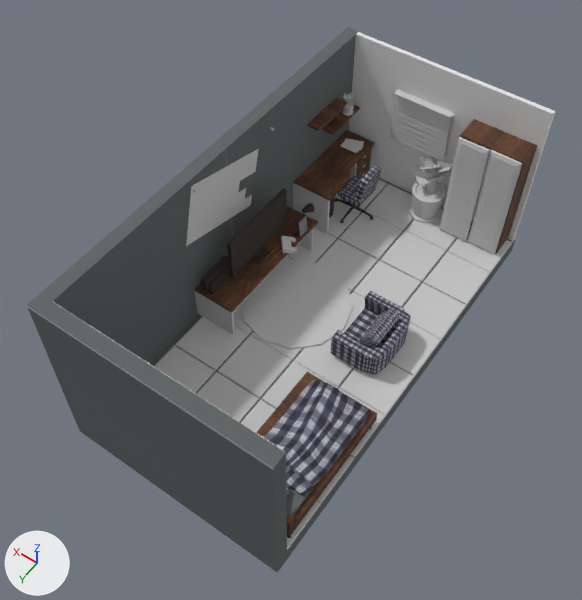
One commit to the FBX model RebornGameProject/Assets/Models/Map/manRoom_mirror_last.FBX: the scene before it, then after it.
Both versions are drawn from a 50 mm lens placed at (-1.16, 1.81, 2.99), pointed at (0.03, 0.14, 0.36). The lights are fixed; the arrows at lower left show +X, +Y and +Z. Where no turn or scale is listed for an object, it has been applied to the vertices. Vertices at the same position are counted once.

Names of what the first picture shows: 'Box022', 'door1', 'door2', 'tex1', 'tex2'.
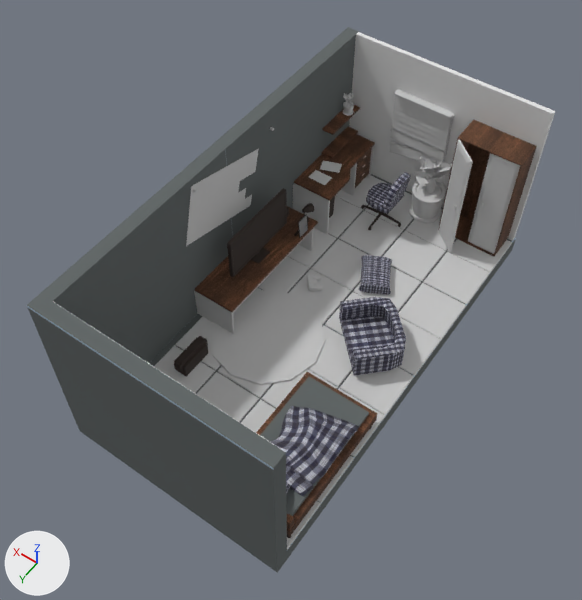
Where the newer file only moved an object's origin or applied its transform, the numbers keep the older frame.

Patch to the scene script:
```diff
--- a/RebornGameProject/Assets/Models/Map/manRoom_mirror_last.FBX.py
+++ b/RebornGameProject/Assets/Models/Map/manRoom_mirror_last.FBX.py
@@ me_mesh_004 @@
-me_mesh_004.from_pydata(...)  # 1726 vertices, 2824 faces; spans x -0.5..0.52, y -1.46..0.5, z 0.0..0.86
+me_mesh_004.from_pydata(...)  # 1386 vertices, 2222 faces; spans x -0.5..0.52, y -1.46..0.5, z 0.0..0.86
+# me_mesh_004 part 1: the loose piece of 8 vertices spanning x 0.38..0.44, y -0.38..-0.23, z 0.27..0.34 is moved by (-0.09, 0.31, -0.17)
+# me_mesh_004 part 2: the loose piece of 24 vertices spanning x 0.39..0.42, y -0.4..-0.22, z 0.29..0.35 is moved by (-0.09, 0.31, -0.17)
+# me_mesh_004 part 3: the loose piece of 32 vertices spanning x 0.14..0.2, y -1.23..-1.07, z 0.26..0.41 is moved by (-0.14, -0.04, 0.0)
+# me_mesh_004 part 4: the loose piece of 40 vertices spanning x 0.16..0.31, y -1.23..-1.07, z 0.23..0.26 is moved by (-0.14, -0.04, 0.0)
+# me_mesh_004 part 5: the loose piece of 8 vertices spanning x 0.13..0.23, y -1.15..-1.14, z 0.12..0.14 is moved by (-0.14, -0.04, 0.0)
+# me_mesh_004 part 6: the loose piece of 8 vertices spanning x 0.24..0.34, y -1.15..-1.14, z 0.12..0.14 is moved by (-0.14, -0.04, 0.0)
+# me_mesh_004 part 7: the loose piece of 8 vertices spanning x 0.23..0.24, y -1.14..-1.04, z 0.12..0.14 is moved by (-0.14, -0.04, 0.0)
+# me_mesh_004 part 8: the loose piece of 24 vertices spanning x -0.47..-0.17, y -1.46..-1.31, z 0.1..0.68 is moved by (0.0, 0.02, 0.0)
+# me_mesh_004 part 9: the loose piece of 8 vertices spanning x 0.4..0.47, y -1.3..-1.06, z 0.59..0.6 is moved by (0.0, -0.13, -0.26)
+# me_mesh_004 part 10: the loose piece of 48 vertices spanning x -0.39..-0.16, y -0.67..-0.36, z 0.12..0.25 is turned 45 degrees about the z axis through its middle
+# me_mesh_004 part 11: the loose piece of 54 vertices spanning x -0.34..-0.24, y -0.61..-0.42, z 0.15..0.29 is multiplied about its middle by the matrix ((0.386, -0.487, -0.783), (0.218, 0.873, -0.436), (0.896, -0.003, 0.444)), then moved by (0.21, -0.33, -0.1)
+# me_mesh_004 part 12: 11 loose pieces with 342 vertices, spanning x -0.47..0.32, y -0.7..0.23, z 0.18..0.3, are deleted
+# me_mesh_004 part 13: 3 vertices moved from x -0.46..-0.17, y 0.24..0.31, z 0.19..0.23 to x -0.46..-0.17, y -0.17..0.31, z 0.19..0.23; 53 vertices removed from x -0.46..-0.17, y 0.24..0.38, z 0.2..0.28; 55 vertices added at x -0.46..-0.17, y -0.17..0.4, z 0.19..0.28
 me_mesh_004.materials.append(mat_01___default)
@@ me_mesh_001 @@
 me_mesh_001.from_pydata(...)  # 36 vertices, 54 faces; spans x -0.317..-0.173, y -1.279..-1.254, z 0.044..0.619
+# me_mesh_001 part 20: the whole mesh is turned -40 degrees about the z axis through its middle, then moved by (0.016, 0.058, 0.0)
 me_mesh_001.materials.append(mat_02___default)
@@ me_mesh_005 @@
-me_mesh_005.from_pydata(...)  # 917 vertices, 1216 faces; spans x -0.5..0.48, y -1.44..0.47, z 0.04..0.77
+me_mesh_005.from_pydata(...)  # 1239 vertices, 1796 faces; spans x -0.5..0.48, y -1.44..0.47, z 0.04..0.77
+# me_mesh_005 part 14: the loose piece of 4 vertices spanning x 0.32..0.42, y -1.33..-1.26, z 0.28 is moved by (0.0, 0.27, 0.0)
+# me_mesh_005 part 15: the loose piece of 4 vertices spanning x 0.32..0.43, y -1.36..-1.27, z 0.28 is moved by (0.0, 0.2, 0.0)
+# me_mesh_005 part 16: the loose piece of 8 vertices spanning x -0.07..0.22, y -1.41..-1.4, z 0.34..0.39 is copied, and the copy is turned 10 degrees about the y axis through its middle, then moved by (0.0, 0.0, -0.06); it spans x -0.07..0.22, y -1.41..-1.4, z 0.25..0.35
+# me_mesh_005 part 17: the loose piece of 24 vertices spanning x -0.12..0.39, y -0.75..-0.24, z 0.04..0.05 is moved by (0.0, 0.22, 0.0)
+# me_mesh_005 part 18: a new loose piece of 52 vertices spanning x 0.08..0.17, y -0.68..-0.58, z 0.05..0.08, in mat_02___default (its picture is missing)
+# me_mesh_005 part 19: 2 vertices moved within x -0.07..0.22, y -1.4, z 0.37; 8 vertices removed from x -0.07..0.22, y -1.41..-1.4, z 0.37..0.42
 me_mesh_005.materials.append(mat_02___default)
@@ ob_object029 @@
+ob_object029 = bpy.data.objects.new('Object029', me_mesh_006_1)  # 60 vertices, 47 faces; spans x -0.469..-0.175, y -0.084..0.23, z 0.181..0.291; in mat_07___default (picture img_basecloth_png)
+ob_object029.location = (-0.011, 0.487, 0.0)
```

Changed parts and their boxes (x1, y1, x2, y2) in the pictures (582 x 600 px; the box of a moved part takes in the faces that stretch with it):
'Object029', added: after (270, 405, 359, 485)
'door2', mesh turned: before (440, 137, 490, 242); after (439, 139, 473, 252)
part 1 of me_mesh_004, moved or reshaped: before (200, 264, 230, 295); after (174, 338, 208, 377)
part 2 of me_mesh_004, moved or reshaped: before (200, 255, 229, 291); after (174, 336, 208, 373)
part 3 of me_mesh_004, moved or reshaped: before (354, 165, 381, 203); after (383, 172, 411, 210)
part 4 of me_mesh_004, moved or reshaped: before (338, 176, 376, 207); after (366, 182, 404, 214)
part 5 of me_mesh_004, moved or reshaped: before (354, 206, 373, 217); after (382, 213, 401, 224)
part 6 of me_mesh_004, moved or reshaped: before (335, 198, 352, 207); after (362, 205, 380, 213)
part 7 of me_mesh_004, moved or reshaped: before (341, 206, 354, 221); after (369, 213, 382, 228)
part 8 of me_mesh_004, moved or reshaped: before (460, 119, 537, 253); after (438, 120, 537, 256)
part 9 of me_mesh_004, moved or reshaped: before (307, 98, 347, 131); after (321, 127, 358, 158)
part 10 of me_mesh_004, moved or reshaped: before (331, 291, 411, 375); after (339, 297, 406, 375)
part 11 of me_mesh_004, moved or reshaped: before (358, 309, 400, 349); after (359, 255, 392, 294)
part 12 of me_mesh_004, deleted: before (263, 236, 371, 486)
part 13 of me_mesh_004, moved or reshaped: before (286, 486, 311, 516); after (260, 376, 369, 516)
part 14 of me_mesh_005, moved or reshaped: before (340, 142, 359, 153); after (309, 170, 332, 185)
part 15 of me_mesh_005, moved or reshaped: before (343, 138, 364, 150); after (320, 161, 342, 173)
part 16 of me_mesh_005, added: after (390, 142, 443, 165)
part 17 of me_mesh_005, moved or reshaped: before (241, 259, 353, 349); after (209, 289, 325, 385)
part 18 of me_mesh_005, added: after (307, 274, 323, 291)
part 19 of me_mesh_005, cut back: before (390, 118, 453, 157); after (390, 118, 453, 151)
